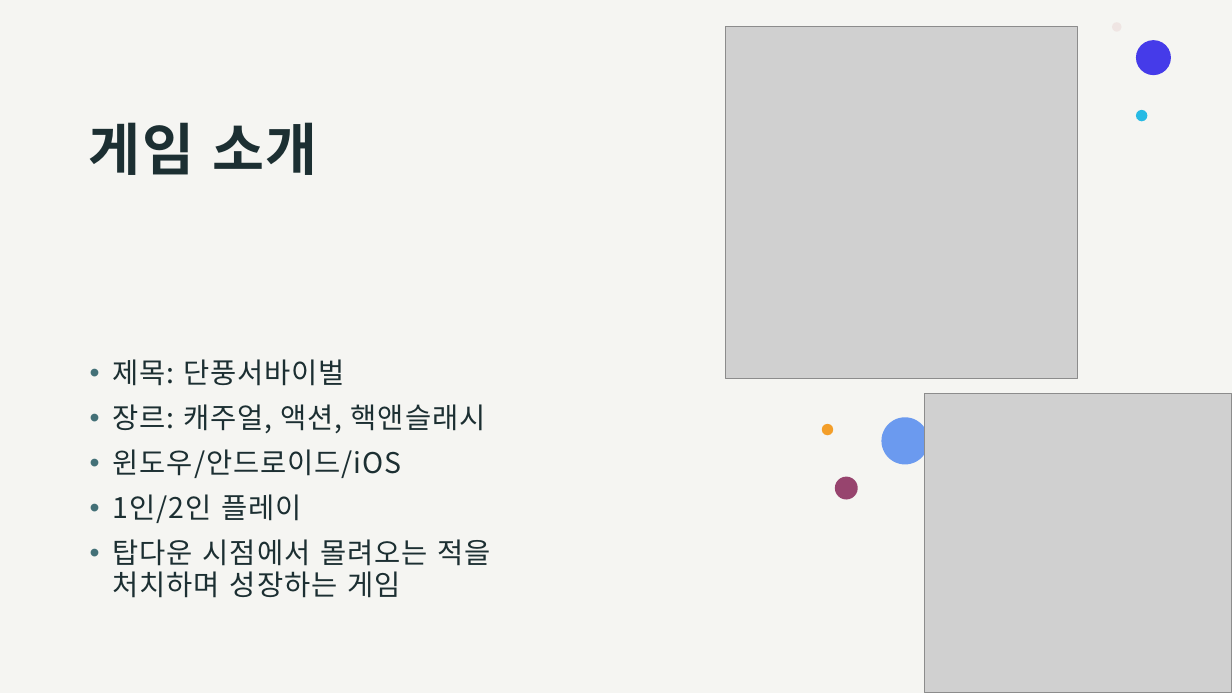
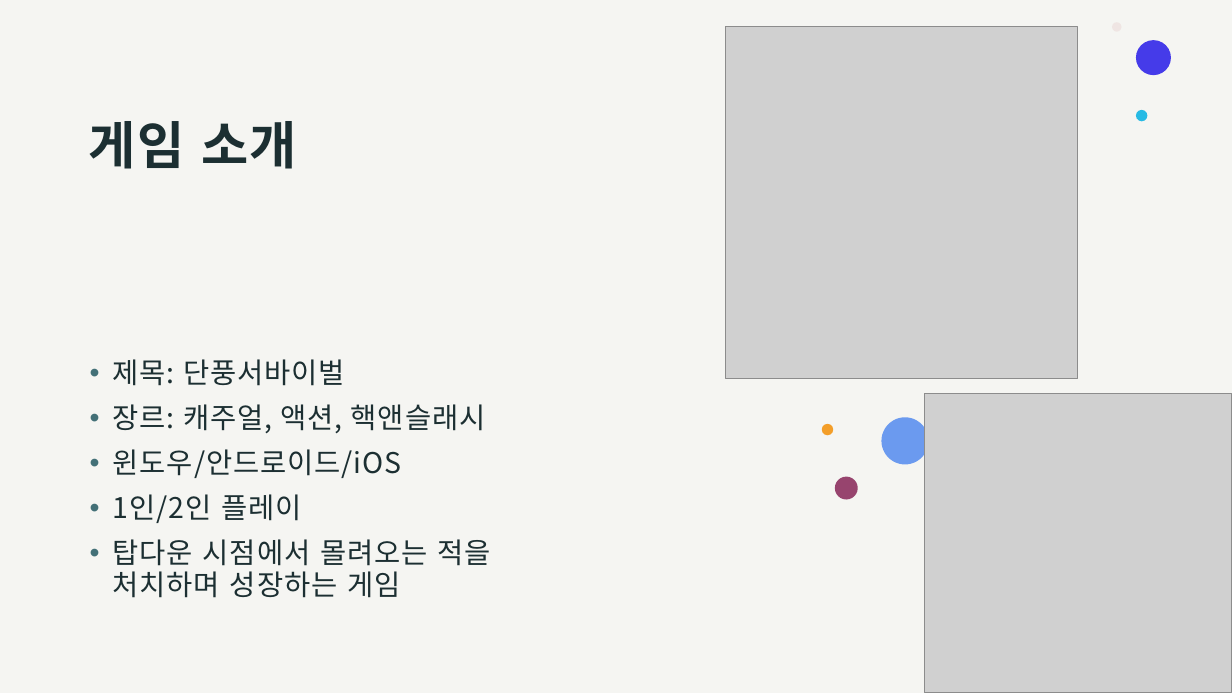
Before and after one commit to pknu-wap/Maple-Survival, a slide deck: slide 2 of 발표자료/최종발표.pptx. Drawn at 1232x693 pixels with LibreOffice and Linux fonts; fonts in the diff are those of the drawing; grey boxes stand for pictures. Boxes give left, top, right and bottom in pixels: in the first picture for what was removed or moved away, otherwise in the second. Text is boxed around its words. In the diff, an @@ line names an element or a change of style, - is before the commit and + after.

```diff
--- a/발표자료/최종발표.pptx
+++ b/발표자료/최종발표.pptx
@@ title "게임 소개" at (x1=89, y1=121, x2=297, y2=169): size 44 to 40 pt @@
```
Also in this commit, not shown: 6 other slides changed, 2 slides removed.
